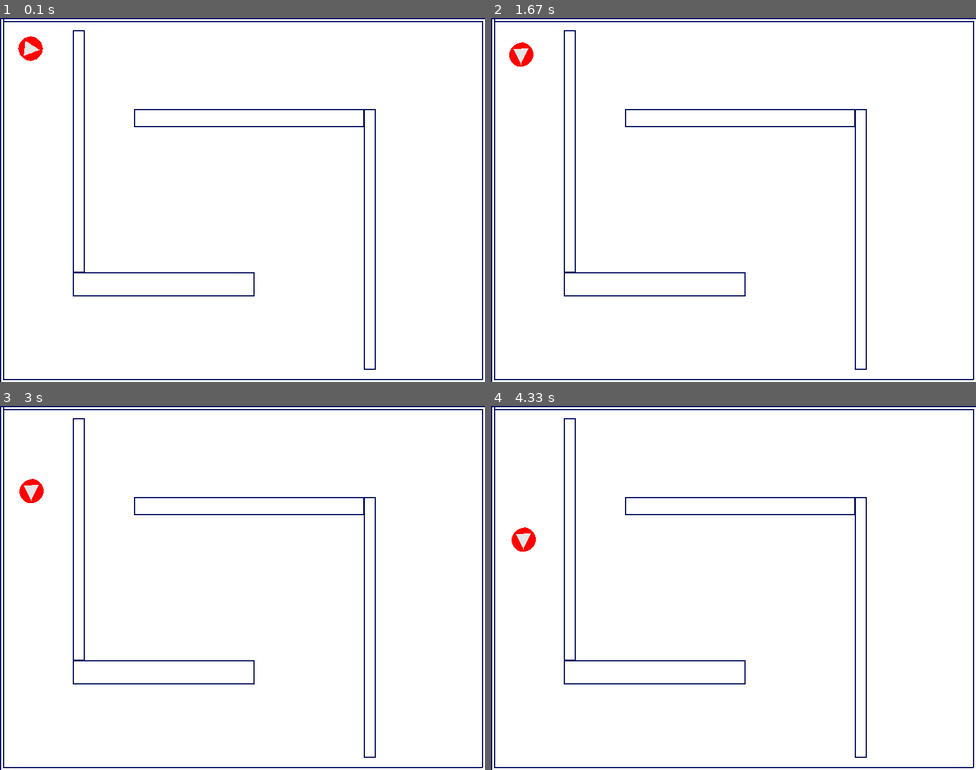
Above: before the commit, frames 1-4 (two rows, left to right).
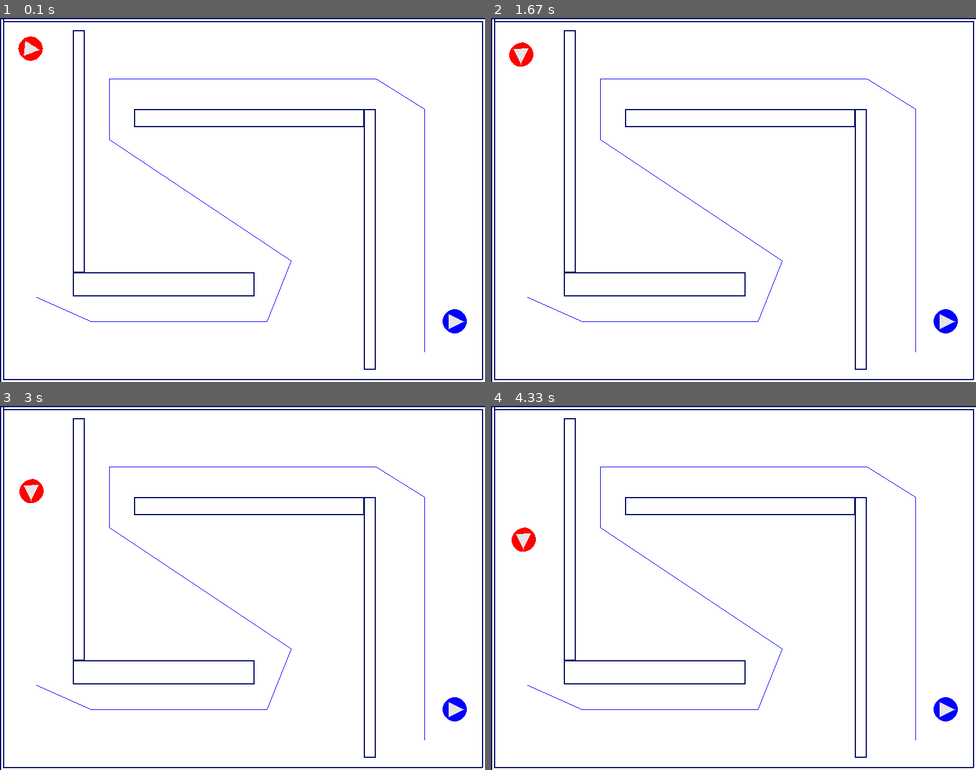
Above: after the commit, the same moments.

Repository: bit-magpie/PyGame_path_planning_visualizer
Game: pygame game, started from robot_env.py
The game is run twice, just before and just after one commit, with the same random seed, the same clock (stepped at 60 frames per second) and the same inputs.
Inputs:
- Up to frame 1 (0.1 s): no input
- Up to frame 2 (1.67 s): no input
- Up to frame 3 (3 s): no input
- Up to frame 4 (4.33 s): no input

The runs differ from the first frame. In frame 1, 0.6% of the frame differs, in the area x 7-97%, y 16-92%; in frame 2, 0.6%; in frame 3, 0.6%; in frame 4, 0.6%.

Commit message:
path is added.

Diff:
--- a/robot_env.py
+++ b/robot_env.py
@@ -1,5 +1,6 @@
 import pygame
 import math
+import numpy as np
 from robot3 import Robot
 
 class Obstacles(pygame.Surface):
@@ -13,19 +14,35 @@
         pygame.draw.rect(self, color, (221,150,380,30), 2)
         pygame.draw.rect(self, color, (600,150,20,430), 2)
 
+        self.as_pixels = np.empty(size)
+
+    def get_pixels(self):
+        pixels = pygame.surfarray.pixels2d(self)
+        self.as_pixels = np.copy(pixels)
+        pixels.close()
+        return self.as_pixels
+
+
 
 def main(parent):
     obs = Obstacles(size=(parent.get_size()))
+    # a = obs.get_pixels()
     # pixels = pygame.surfarray.pixels2d(obs)
+    # pixels.close()
     # print(pixels[50,50])
     r1 = Robot()
     r1.position = (50,50)
     r1.angular_velocity = 1
     r1.velocity.x = 2
+    r2 = Robot(color=(0,0,255))
+    r2.position = r2.target = pygame.Vector2(750,500)
+    r2.angular_velocity = 1
+    r2.velocity.x = 2
+
     clock = pygame.time.Clock()
     parent.fill((255, 255, 255))
-    lst_targets = iter(((60, 460),(150,500),(440,500),(480,400),(180,200),(180,100),(620,100),(700,150),(700,550)))
-
+    targets = ((60, 460),(150,500),(440,500),(480,400),(180,200),(180,100),(620,100),(700,150),(700,550))
+    lst_targets = iter(targets)
 
     while True:
         for event in pygame.event.get():
@@ -42,9 +59,12 @@
             except StopIteration:
                 pass
         r1.update()
+        r2.update()
         parent.fill((255, 255, 255))
+        pygame.draw.lines(parent, (0,0,255),False, targets)
         parent.blit(obs, (0,0))
         r1.draw(parent)
+        r2.draw(parent)
         pygame.display.update()
         clock.tick(60)
 
